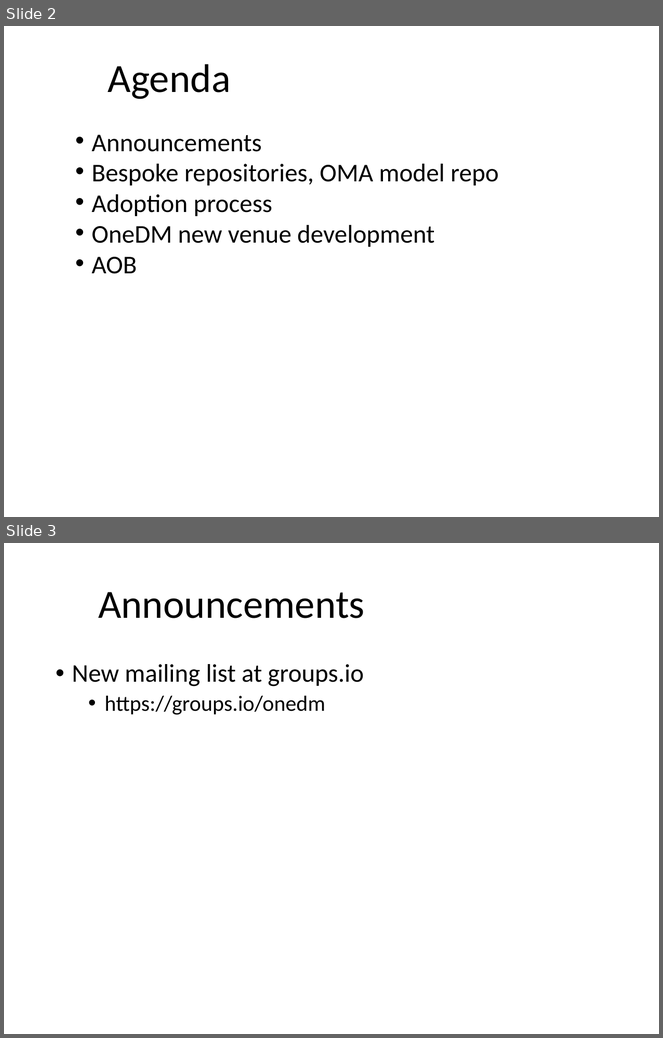
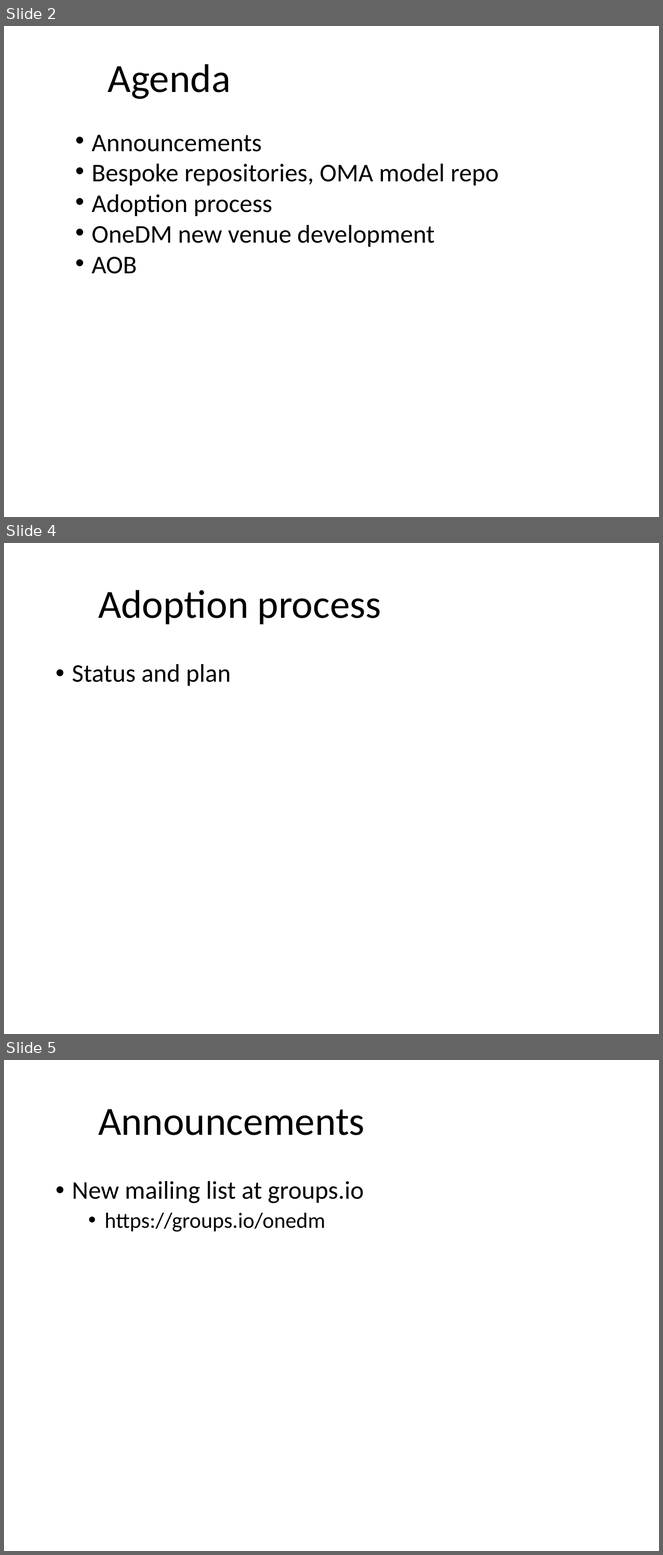
Before and after one commit to one-data-model/onedm-admin, a slide deck: Agenda Materials/onedm-agenda-2022-02-07.pptx. Shown one above the other, each under a label of ours: slides 2 and 3 before the commit, slides 2, 4 and 5 after it; the slides between them are not shown. The pictures are 663x1038 and 663x1555 pixels, drawn with LibreOffice and Linux fonts; fonts in the diff are those of the drawing; background and template pictures are left out. Boxes give left, top, right and bottom in pixels: in the first picture for what was removed or moved away, otherwise in the second. Text is boxed around its words. In the diff, an @@ line names an element or a change of style, - is before the commit and + after.

```diff
--- a/Agenda Materials/onedm-agenda-2022-02-07.pptx
+++ b/Agenda Materials/onedm-agenda-2022-02-07.pptx
@@ slide 4 added at <box>4,543,659,1034</box>, background #FFFFFF @@
@@ title added at <box>98,590,382,625</box>, 44 pt, text #000000 @@
+Adoption process
@@ text added at <box>72,664,231,686</box>, 28 pt, text #000000 @@
+• Status and plan
@@ what was slide 3 is now slide 5 @@
```
Also in this commit, not shown: 1 other slide added.
